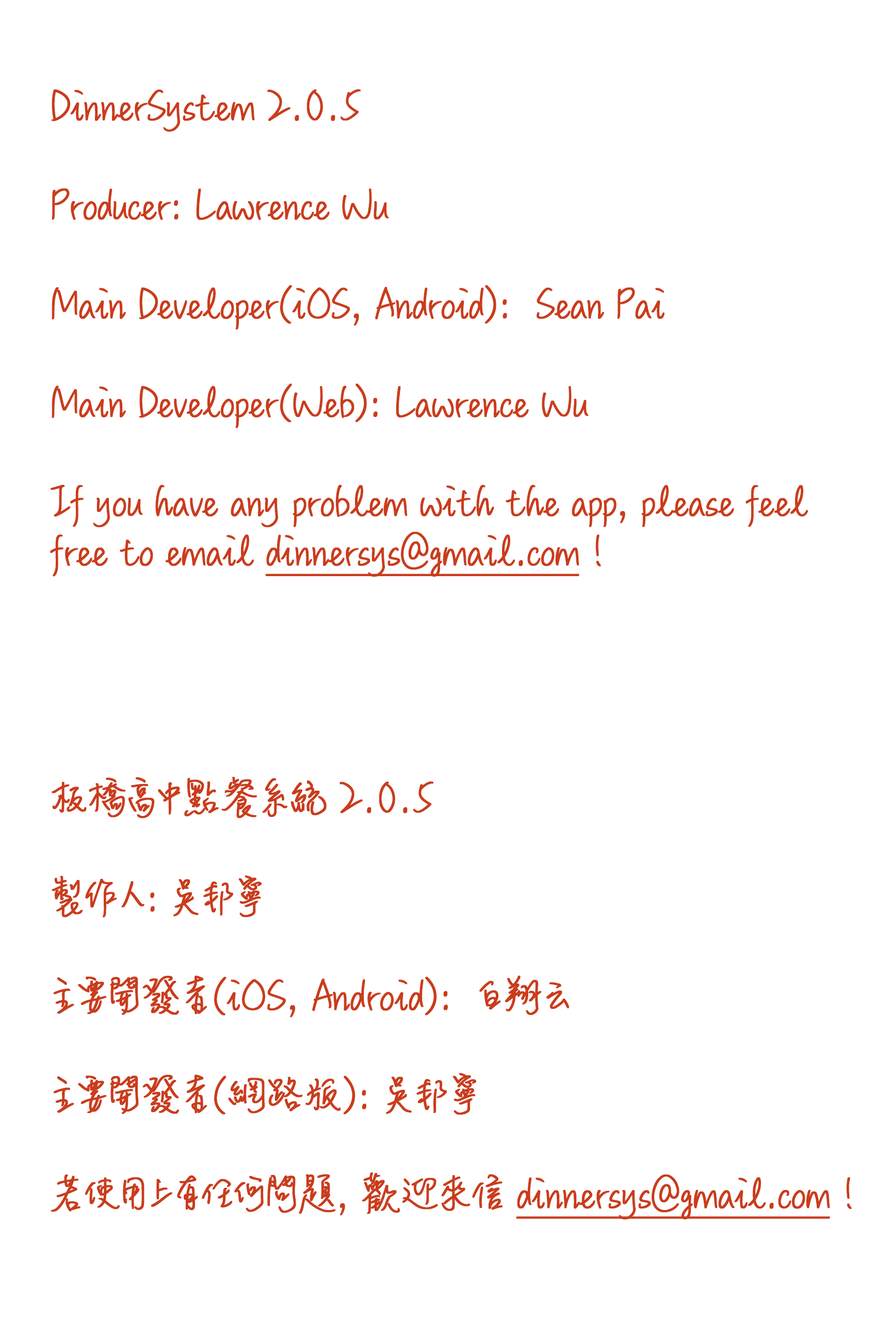
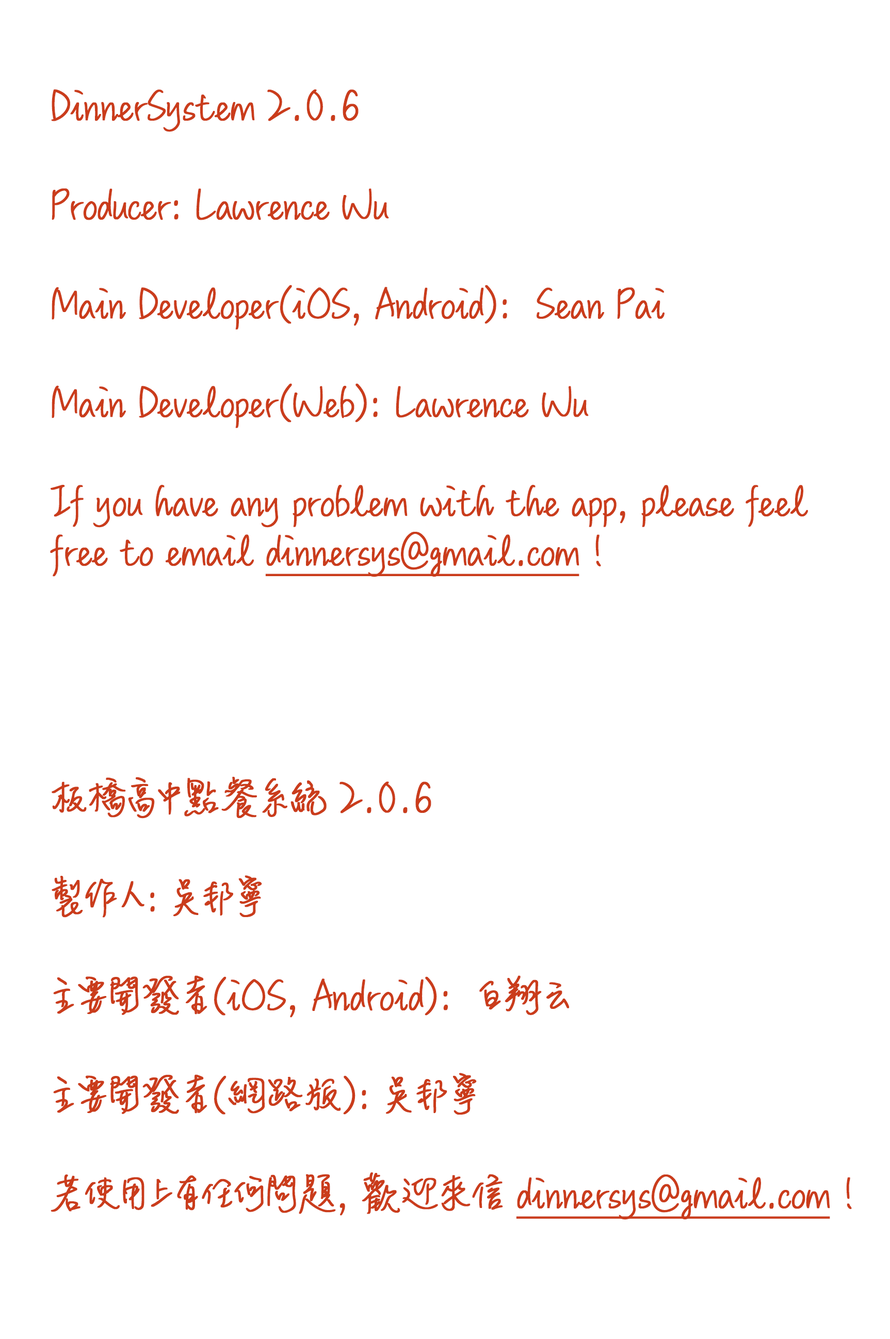
Layered file, before and after one edit (890x1339). Changes by layer:
renamed "DinnerSystem 2.0.5 Producer: Lawrence Wu Main Developer(iOS," to "DinnerSystem 2.0.6 Producer: Lawrence Wu Main Developer(iOS,", painted on it over (x1=340, y1=89, x2=434, y2=813)
